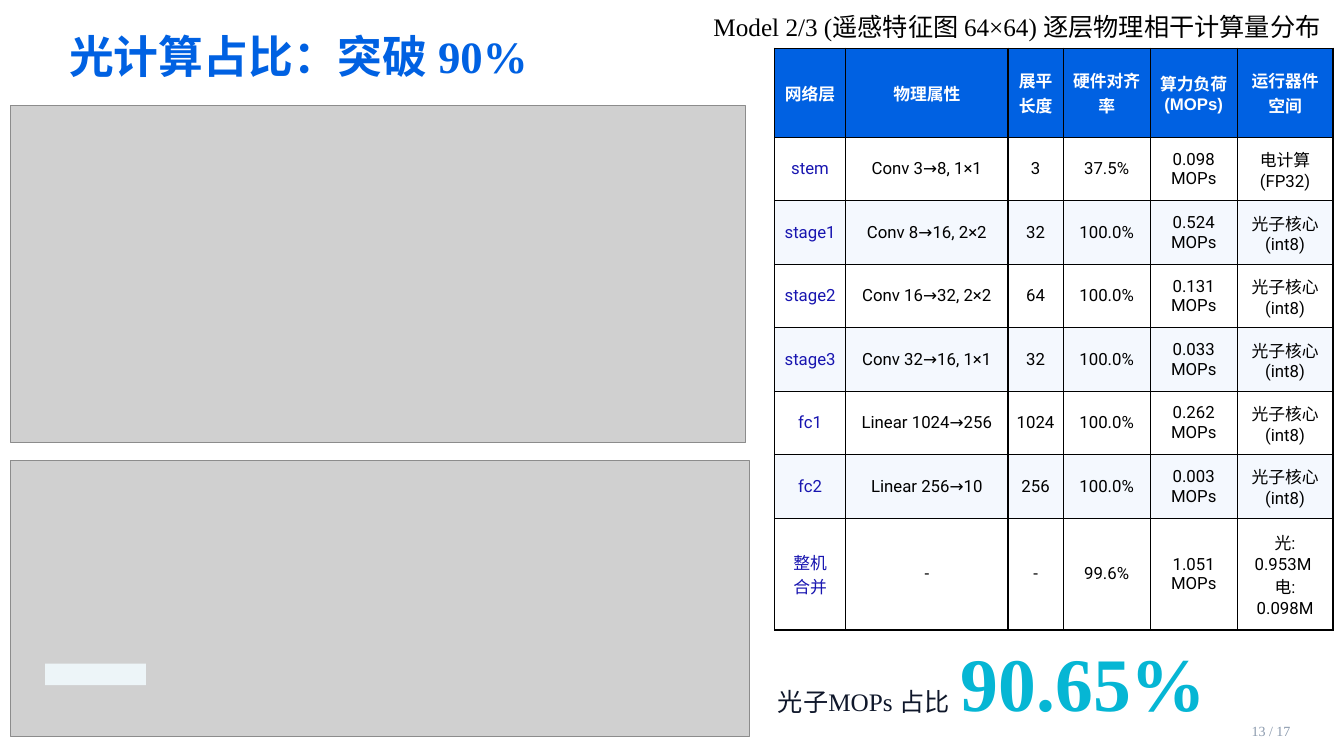
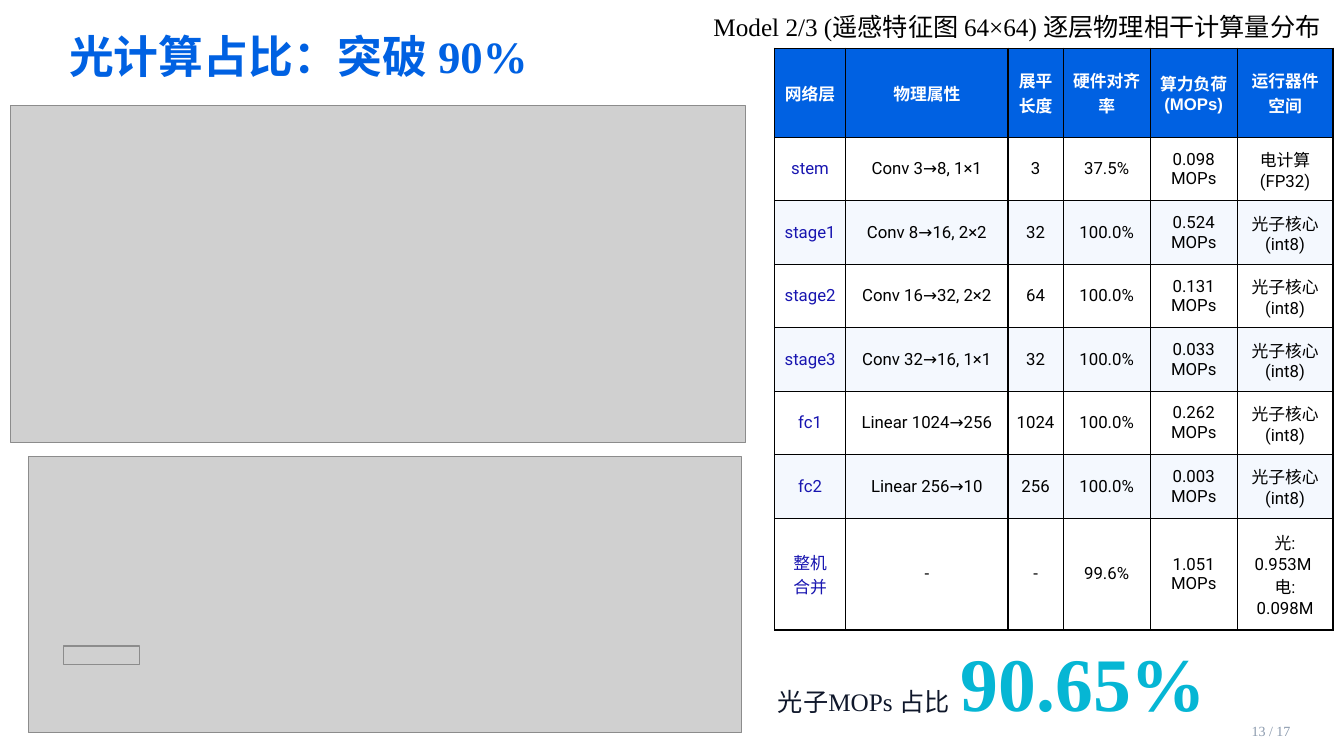
Before and after one commit to lhh010/Optic-SpaceNet-Final, a slide deck: slide 13 of 复赛文档/答辩ppt-CICC1003564.pptx. Drawn at 1344x756 pixels with LibreOffice and Linux fonts; fonts in the diff are those of the drawing; grey boxes stand for pictures. Boxes give left, top, right and bottom in pixels: in the first picture for what was removed or moved away, otherwise in the second. Text is boxed around its words. In the diff, an @@ line names an element or a change of style, - is before the commit and + after.

Commit message:
update ppt

```diff
--- a/复赛文档/答辩ppt-CICC1003564.pptx
+++ b/复赛文档/答辩ppt-CICC1003564.pptx
@@ picture: place and size @@
-picture at [11, 461, 750, 737]
+picture at [28, 457, 742, 733]
@@ picture added at [64, 646, 139, 665] @@
@@ rectangle removed at [45, 663, 146, 685] @@
```
Also in this commit, not shown: 2 other files.
